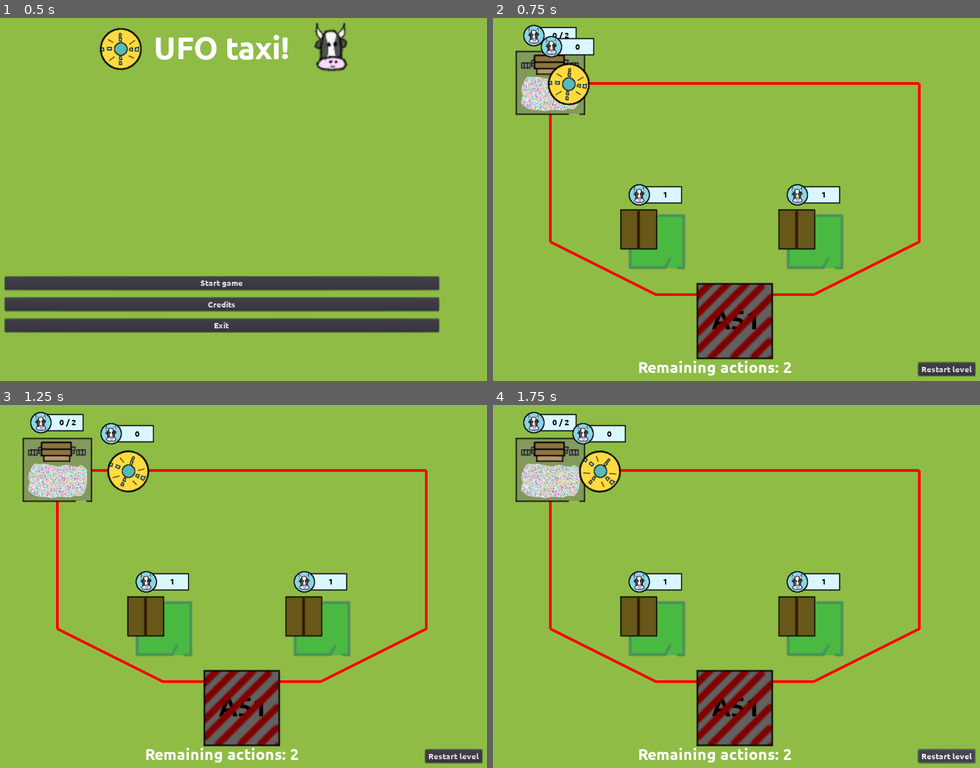
Above: before the commit, frames 1-4 (two rows, left to right).
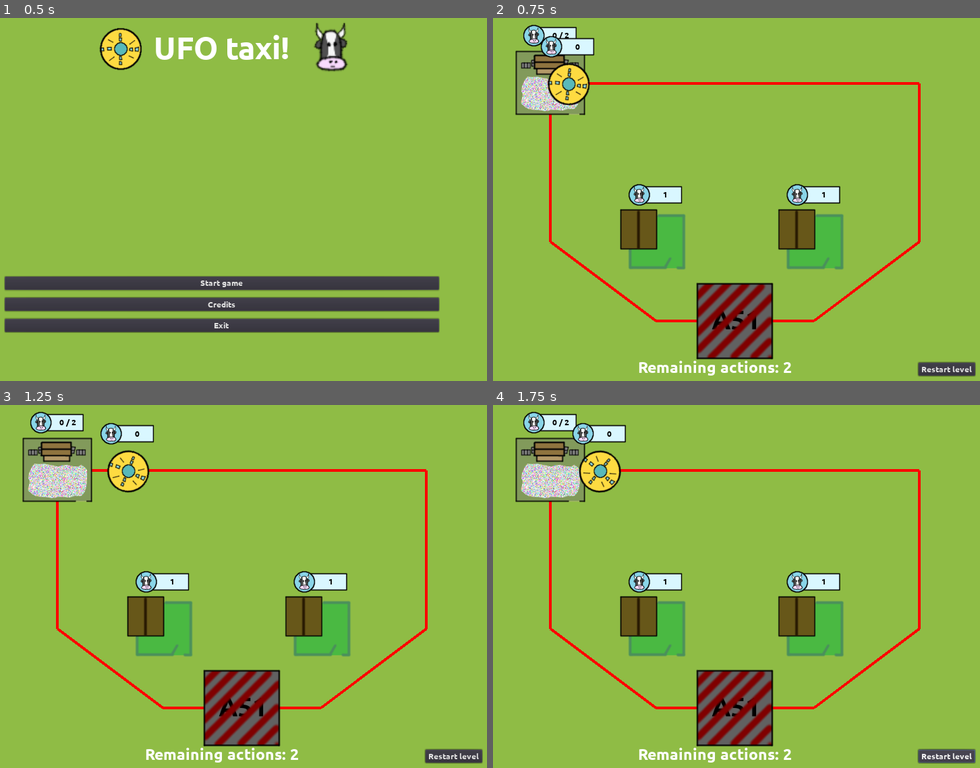
Above: after the commit, the same moments.

Repository: moisesjbc/ufo-taxi
Game: Godot game, scene res://menus/main_menu/main_menu.tscn
The game is run twice, just before and just after one commit, with the same random seed, the same clock (stepped at 60 frames per second) and the same inputs.
Inputs:
- Up to frame 1 (0.5 s): no input
- Up to frame 2 (0.75 s): click "Start game" at 0.5 s
- Up to frame 3 (1.25 s): no input
- Up to frame 4 (1.75 s): click "Restart level" at 1.25 s

Frame 1 is identical in both runs. In frame 2, 1.0% of the frame differs, in the area x 12-88%, y 61-84%; in frame 3, 1.0%; in frame 4, 1.0%.

Commit message:
Added game over by area 51

Diff:
--- /dev/null
+++ b/godot-project/gameplay/area_51/area_51.gd
@@ -0,0 +1,9 @@
+extends Area2D
+
+
+func _on_area_51_body_entered(body):
+	# On first iteration of level, area 51 is not on its final position and
+	# could be colliding with the player. We add a small "cooldown" timer
+	# for avoiding killing the player at the begining ;-)
+	if $cooldown_timer.time_left <= 0 and body.name == 'player_train':
+		body.die()
--- a/godot-project/gameplay/area_51/area_51.tscn
+++ b/godot-project/gameplay/area_51/area_51.tscn
@@ -1,14 +1,21 @@
-[gd_scene load_steps=3 format=2]
+[gd_scene load_steps=4 format=2]
 
 [ext_resource path="res://gameplay/area_51/area_51.png" type="Texture" id=1]
+[ext_resource path="res://gameplay/area_51/area_51.gd" type="Script" id=2]
 
 [sub_resource type="RectangleShape2D" id=1]
 extents = Vector2( 71.3339, 70.7704 )
 
 [node name="area_51" type="Area2D"]
+script = ExtResource( 2 )
 
 [node name="sprite" type="Sprite" parent="."]
 texture = ExtResource( 1 )
 
 [node name="collision_shape" type="CollisionShape2D" parent="."]
 shape = SubResource( 1 )
+
+[node name="cooldown_timer" type="Timer" parent="."]
+one_shot = true
+autostart = true
+[connection signal="body_entered" from="." to="." method="_on_area_51_body_entered"]
--- a/godot-project/gameplay/main/levels/3.gd
+++ b/godot-project/gameplay/main/levels/3.gd
@@ -4,8 +4,8 @@
 	Vector2(200, 200),
 	Vector2(900, 200),
 	Vector2(900, 500),
-	Vector2(700, 600),
-	Vector2(400, 600),
+	Vector2(700, 650),
+	Vector2(400, 650),
 	Vector2(200, 500)
 ]
 
--- a/godot-project/gameplay/main/main.gd
+++ b/godot-project/gameplay/main/main.gd
@@ -69,3 +69,12 @@
 
 func _on_railtrack_n_remaining_actions_updated(n_remaining_actions):
 	$gui/remaining_actions_label.text = "Remaining actions: " + str(n_remaining_actions)
+
+
+func _on_player_train_game_over():
+	print("on game over!")
+	$gui/game_over.display()
+
+
+func _on_game_over_restart_level_requested():
+	restart_level()
--- a/godot-project/gameplay/main/main.tscn
+++ b/godot-project/gameplay/main/main.tscn
@@ -11,6 +11,7 @@
 [ext_resource path="res://gameplay/main/levels/2.gd" type="Script" id=9]
 [ext_resource path="res://fonts/Ubuntu-B.ttf" type="DynamicFontData" id=10]
 [ext_resource path="res://gameplay/main/levels/3.gd" type="Script" id=11]
+[ext_resource path="res://menus/game_over_menu/game_over.tscn" type="PackedScene" id=12]
 
 [sub_resource type="DynamicFont" id=1]
 size = 30
@@ -195,11 +196,16 @@
 __meta__ = {
 "_edit_use_anchors_": false
 }
+
+[node name="game_over" parent="gui" instance=ExtResource( 12 )]
+visible = false
 [connection signal="game_over" from="." to="." method="_on_main_game_over"]
 [connection signal="n_remaining_actions_updated" from="railtrack" to="." method="_on_railtrack_n_remaining_actions_updated"]
 [connection signal="node_added" from="railtrack" to="railtrack/player_train" method="_on_railtrack_node_added"]
 [connection signal="node_removed" from="railtrack" to="railtrack/player_train" method="_on_railtrack_node_removed"]
 [connection signal="warning_added" from="railtrack" to="." method="_on_railtrack_warning_added"]
+[connection signal="game_over" from="railtrack/player_train" to="." method="_on_player_train_game_over"]
 [connection signal="all_passengers_left" from="destination_area" to="." method="_on_destination_area_all_passengers_left"]
 [connection signal="continue_pressed" from="gui/level_win_menu" to="." method="_on_level_win_menu_continue_pressed"]
 [connection signal="button_down" from="gui/restart_level_button" to="." method="_on_restart_level_button_button_down"]
+[connection signal="restart_level_requested" from="gui/game_over" to="." method="_on_game_over_restart_level_requested"]
--- a/godot-project/gameplay/player_train/player_train.gd
+++ b/godot-project/gameplay/player_train/player_train.gd
@@ -5,6 +5,8 @@
 var next_node_index: int = 1
 export var speed: int = 200
 var n_passengers: int = 0
+
+signal game_over
 
 func _ready():
 	set_physics_process(false)
@@ -72,3 +74,6 @@
 
 func update_passengers_label():
 	$passengers_label.set_text(str(n_passengers))
+
+func die():
+	emit_signal("game_over")
--- /dev/null
+++ b/godot-project/menus/game_over_menu/game_over.gd
@@ -0,0 +1,17 @@
+extends Control
+
+signal restart_level_requested
+
+func _ready():
+	visible = false
+
+
+func display():
+	get_tree().paused = true
+	visible = true
+
+
+func _on_restart_level_button_pressed():
+	get_tree().paused = false
+	visible = false
+	emit_signal("restart_level_requested")
--- /dev/null
+++ b/godot-project/menus/game_over_menu/game_over.tscn
@@ -0,0 +1,59 @@
+[gd_scene load_steps=2 format=2]
+
+[ext_resource path="res://menus/game_over_menu/game_over.gd" type="Script" id=1]
+
+[node name="game_over" type="Control"]
+pause_mode = 2
+anchor_right = 1.0
+anchor_bottom = 1.0
+script = ExtResource( 1 )
+__meta__ = {
+"_edit_use_anchors_": false
+}
+
+[node name="center_container" type="CenterContainer" parent="."]
+anchor_right = 1.0
+anchor_bottom = 1.0
+
+[node name="panel" type="Panel" parent="center_container"]
+margin_left = 412.0
+margin_top = 282.0
+margin_right = 612.0
+margin_bottom = 482.0
+rect_min_size = Vector2( 200, 200 )
+
+[node name="margin_container" type="MarginContainer" parent="center_container/panel"]
+anchor_right = 1.0
+anchor_bottom = 1.0
+custom_constants/margin_right = 20
+custom_constants/margin_top = 20
+custom_constants/margin_left = 20
+custom_constants/margin_bottom = 20
+__meta__ = {
+"_edit_use_anchors_": false
+}
+
+[node name="vbox_container" type="VBoxContainer" parent="center_container/panel/margin_container"]
+margin_left = 20.0
+margin_top = 20.0
+margin_right = 180.0
+margin_bottom = 180.0
+
+[node name="title" type="Label" parent="center_container/panel/margin_container/vbox_container"]
+margin_right = 160.0
+margin_bottom = 136.0
+size_flags_vertical = 3
+text = "GAME OVER"
+align = 1
+valign = 1
+
+[node name="restart_level_button" type="Button" parent="center_container/panel/margin_container/vbox_container"]
+pause_mode = 2
+margin_top = 140.0
+margin_right = 160.0
+margin_bottom = 160.0
+text = "Restart level"
+__meta__ = {
+"_edit_use_anchors_": false
+}
+[connection signal="pressed" from="center_container/panel/margin_container/vbox_container/restart_level_button" to="." method="_on_restart_level_button_pressed"]
--- a/godot-project/menus/level_win_menu/level_win_menu.tscn
+++ b/godot-project/menus/level_win_menu/level_win_menu.tscn
@@ -24,9 +24,9 @@
 
 [node name="panel" type="Panel" parent="container"]
 margin_left = 412.0
-margin_top = 200.0
+margin_top = 282.0
 margin_right = 612.0
-margin_bottom = 400.0
+margin_bottom = 482.0
 rect_min_size = Vector2( 200, 200 )
 
 [node name="MarginContainer" type="MarginContainer" parent="container/panel"]
Not shown: 1 places in godot-project/gameplay/main/main.tscn that only renumber resources
